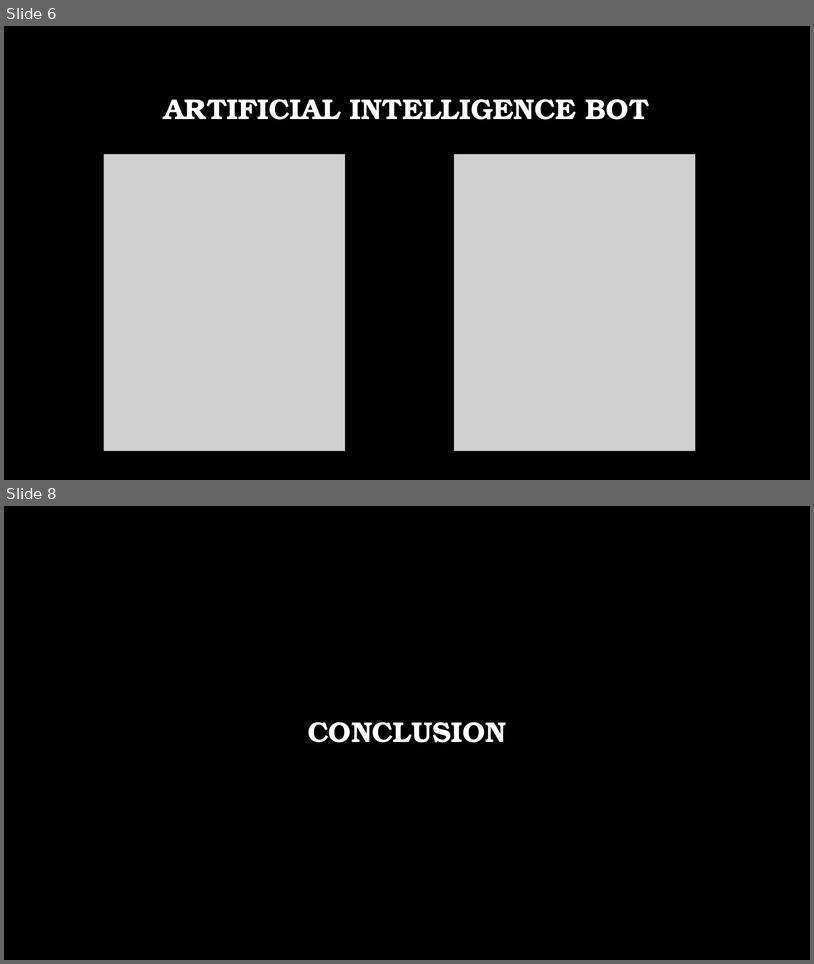
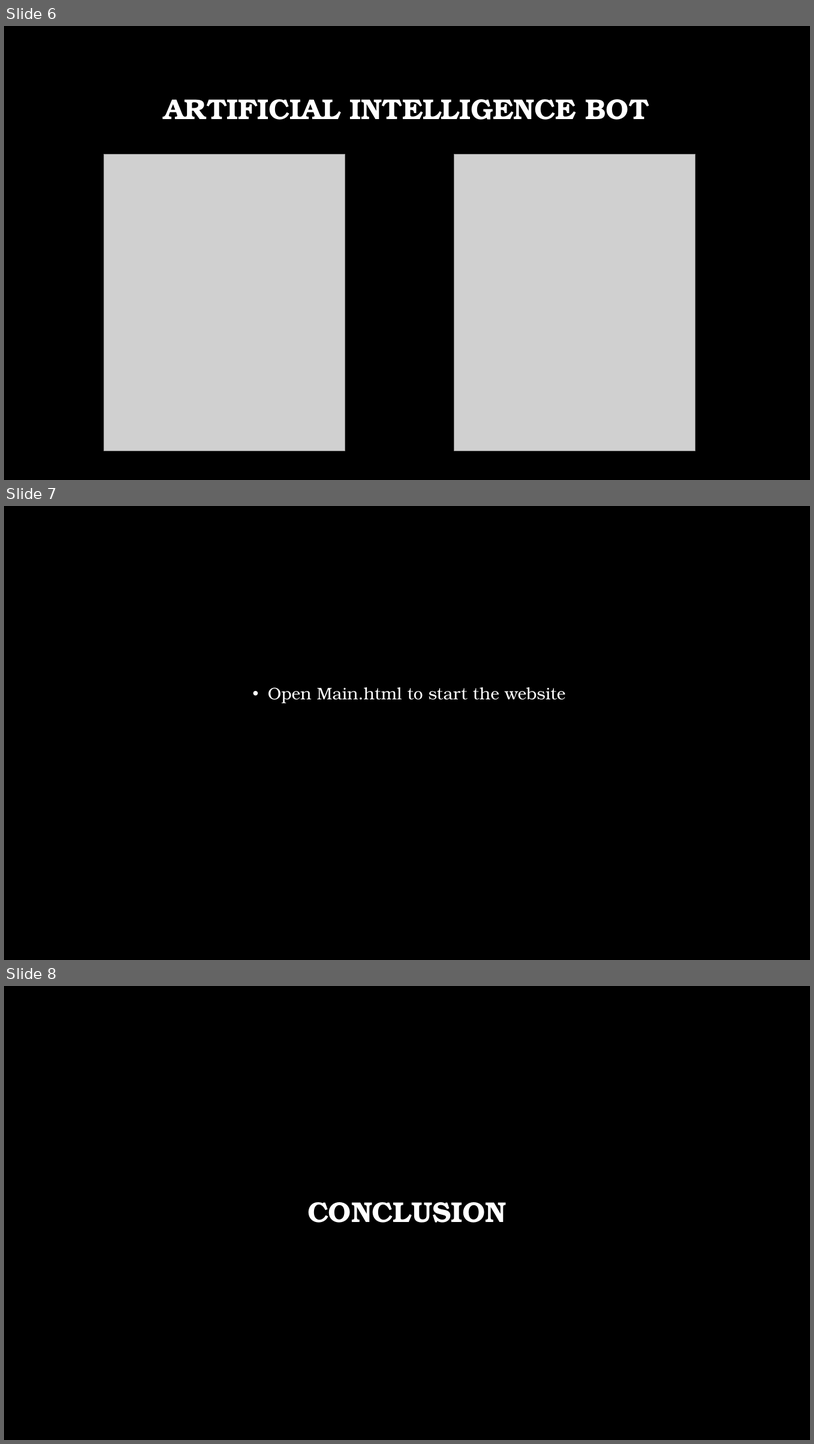
Before and after one commit to Strikers21/Hackathon, a slide deck: Description.pptx. Shown one above the other, each under a label of ours: slides 6 and 8 before the commit, slides 6, 7 and 8 after it; the slides between them are not shown. The pictures are 814x964 and 814x1444 pixels, drawn with LibreOffice and Linux fonts; fonts in the diff are those of the drawing; grey boxes stand for pictures; background and template pictures are left out. Boxes give left, top, right and bottom in pixels: in the first picture for what was removed or moved away, otherwise in the second. Text is boxed around its words. In the diff, an @@ line names an element or a change of style, - is before the commit and + after.

```diff
--- a/Description.pptx
+++ b/Description.pptx
@@ slide 7 added at (4, 506, 810, 960), background picture (left out) @@
@@ text added at (268, 687, 566, 703), 20 pt, text #FFFFFF @@
+• Open Main.html to start the website
```
Also in this commit, not shown: 1 slide removed.
